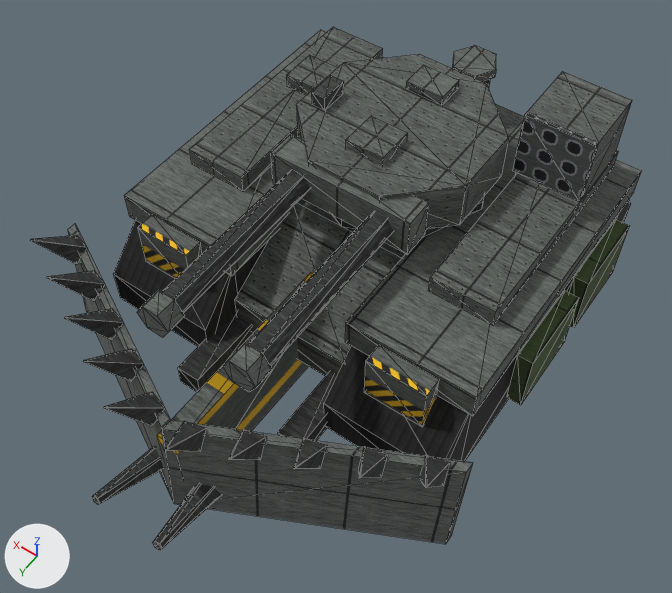
The glTF model art/models/wild_boar.glb as it was, and as the next commit left it.
One viewpoint serves both versions: a 50 mm lens placed at (-67.1, 108.6, 158.1), pointed at (-4.4, 20.8, 20.2). Arrows for +X, +Y and +Z are at lower left; the lights stay in place. The older version comes first. Mesh edges are drawn as thin lines. Where no turn or scale is listed for an object, it has been applied to the vertices. Vertices at exactly the same position are counted once.

The first picture shows 'catcher', 'catcher.001', 'catcher_spine', 'gun', 'hull', 'mantlet', 'skirt', 'skirt.001', 'spike.001', 'spike.005', 'spike.006', 'spike.007', 'spike.008', 'spike.009', 'tread', 'tread_deck', 'tread_deck.001', 'turret', 'tusk', 'tusk.001' and 22 more.
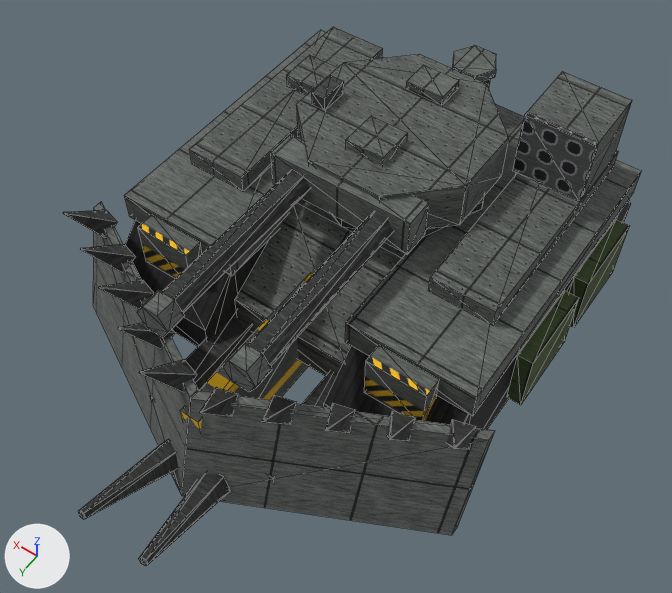
Edits to the bpy script that builds the scene:
```text
Change me_catcher:
    remove me_catcher.from_pydata(...)  # 8 vertices, 12 faces; spans x -44.0..0.0, y 39.0..65.0, z 2.0..26.0
    add me_catcher.from_pydata(...)  # 8 vertices, 12 faces; spans x -44.0..0.0, y 32.0..63.0, z 2.0..26.0
    me_catcher part 1
    add for i in [*range(4, 8)]: me_catcher.vertices[i].co += Vector((0.0, -7.0, 0.0))
    add for i in [*range(0, 4)]: me_catcher.vertices[i].co += Vector((0.0, -2.0, 0.0))
Change me_catcher_001:
    remove me_catcher_001.from_pydata(...)  # 8 vertices, 12 faces; spans x 0.0..44.0, y 39.0..65.0, z 2.0..26.0
    add me_catcher_001.from_pydata(...)  # 8 vertices, 12 faces; spans x 0.0..44.0, y 32.0..63.0, z 2.0..26.0
    me_catcher_001 part 2
    add for i in [*range(4, 8)]: me_catcher_001.vertices[i].co += Vector((0.0, -7.0, 0.0))
    add for i in [*range(0, 4)]: me_catcher_001.vertices[i].co += Vector((0.0, -2.0, 0.0))
Change me_spike_001:
    remove me_spike_001.from_pydata(...)  # 8 vertices, 12 faces; spans x -15.53..-10.87, y 54.43..63.5, z 23.65..33.07
    add me_spike_001.from_pydata(...)  # 8 vertices, 12 faces; spans x -15.53..-10.87, y 46.43..55.5, z 23.65..33.07
    me_spike_001 part 3: the whole mesh is moved by (0.0, -8.0, 0.0)
Change me_spike_005:
    remove me_spike_005.from_pydata(...)  # 8 vertices, 12 faces; spans x 2.07..6.73, y 58.83..67.9, z 23.65..33.07
    add me_spike_005.from_pydata(...)  # 8 vertices, 12 faces; spans x 2.07..6.73, y 50.83..59.9, z 23.65..33.07
    me_spike_005 part 4: the whole mesh is moved by (0.0, -8.0, 0.0)
Change me_spike_006:
    remove me_spike_006.from_pydata(...)  # 8 vertices, 12 faces; spans x 10.87..15.53, y 54.43..63.5, z 23.65..33.07
    add me_spike_006.from_pydata(...)  # 8 vertices, 12 faces; spans x 10.87..15.53, y 46.43..55.5, z 23.65..33.07
    me_spike_006 part 5: the whole mesh is moved by (0.0, -8.0, 0.0)
Change me_spike_007:
    remove me_spike_007.from_pydata(...)  # 8 vertices, 12 faces; spans x 19.67..24.33, y 50.03..59.1, z 23.65..33.07
    add me_spike_007.from_pydata(...)  # 8 vertices, 12 faces; spans x 19.67..24.33, y 42.03..51.1, z 23.65..33.07
    me_spike_007 part 6: the whole mesh is moved by (0.0, -8.0, 0.0)
Change me_spike_008:
    remove me_spike_008.from_pydata(...)  # 8 vertices, 12 faces; spans x 28.47..33.13, y 45.63..54.7, z 23.65..33.07
    add me_spike_008.from_pydata(...)  # 8 vertices, 12 faces; spans x 28.47..33.13, y 37.63..46.7, z 23.65..33.07
    me_spike_008 part 7: the whole mesh is moved by (0.0, -8.0, 0.0)
Change me_spike_009:
    remove me_spike_009.from_pydata(...)  # 8 vertices, 12 faces; spans x 37.27..41.93, y 41.23..50.3, z 23.65..33.07
    add me_spike_009.from_pydata(...)  # 8 vertices, 12 faces; spans x 37.27..41.93, y 33.23..42.3, z 23.65..33.07
    me_spike_009 part 8: the whole mesh is moved by (0.0, -8.0, 0.0)
Change me_tusk:
    remove me_tusk.from_pydata(...)  # 12 vertices, 20 faces; spans x -8.2..-1.8, y 54.1..75.3, z 3.3..12.8
    add me_tusk.from_pydata(...)  # 12 vertices, 20 faces; spans x -8.2..-1.8, y 57.9..78.6, z 3.4..12.8
    me_tusk part 9: the whole mesh is scaled about its middle by (1, 0.975, 1), then moved by (0.0, 3.6, 0.0)
Change me_tusk_001:
    remove me_tusk_001.from_pydata(...)  # 12 vertices, 20 faces; spans x 1.8..8.2, y 54.1..75.3, z 3.3..12.8
    add me_tusk_001.from_pydata(...)  # 12 vertices, 20 faces; spans x 1.8..8.2, y 57.9..78.6, z 3.4..12.8
    me_tusk_001 part 10: the whole mesh is scaled about its middle by (1, 0.975, 1), then moved by (0.0, 3.6, 0.0)
```

Pixel boxes [x1, y1, x2, y2] of what changed, in the pictures (672 x 593 px):
'catcher', reshaped (16% taller): before [162, 420, 473, 544]; after [182, 391, 495, 535]
'catcher.001', reshaped: before [68, 224, 174, 502]; after [93, 202, 199, 495]
'tusk.001', moved, rescaled: before [92, 446, 163, 505]; after [78, 439, 178, 520]
'tusk', moved, rescaled: before [153, 484, 221, 550]; after [139, 473, 230, 566]
'spike.005', moved: before [104, 392, 165, 426]; after [139, 360, 197, 392]
'spike.007', moved: before [65, 309, 124, 340]; after [98, 280, 155, 309]
'spike.008', moved: before [47, 271, 105, 301]; after [80, 244, 135, 272]
'spike.009', moved: before [31, 235, 87, 265]; after [63, 210, 117, 238]
'spike.006', moved: before [84, 349, 144, 382]; after [118, 323, 175, 349]
'spike.001', moved: before [229, 429, 266, 460]; after [262, 395, 296, 425]
'bar', unchanged, covered by the edit: before [278, 372, 337, 441]; after [270, 372, 337, 482]
